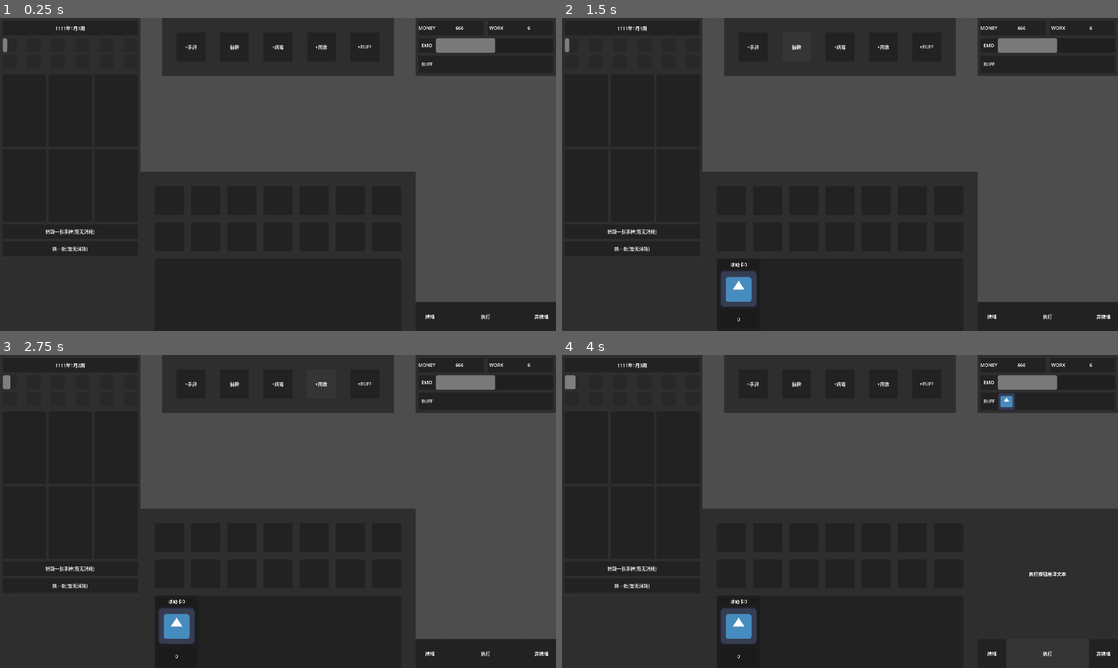
Above: before the commit, frames 1-4 (two rows, left to right).
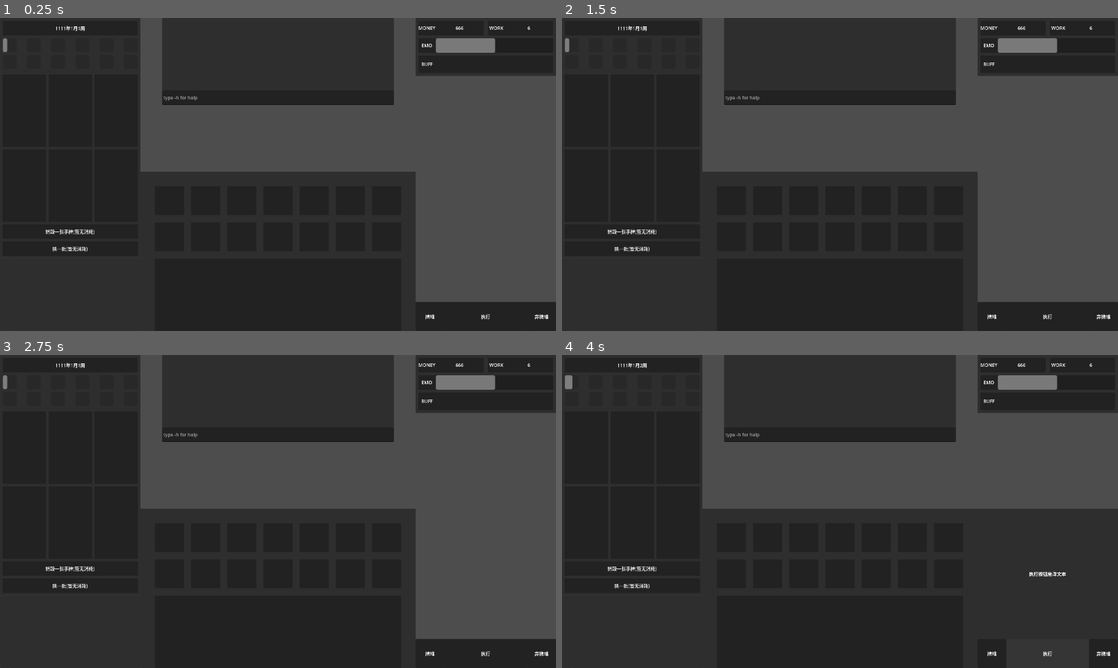
Above: after the commit, the same moments.

Repository: yuyi-yutie/Illness
Game: Godot game, scene res://scenes/play_scene/play_scene.tscn
Same seed, same stepped clock (60 frames per second), same inputs: the game is played once before the commit and once after it. The engine's default icon, where the game draws it, is replaced by a stand-in: a white triangle on a blue panel in a dark square.
Inputs (mouse positions are in pixels of both pictures, inside the frame that each line leads up to):
- Up to frame 1 (0.25 s): no input
- Up to frame 2 (1.5 s): click (751, 46) at 0.5 s, where only the run before the commit has a clickable "+手牌"; click (795, 46) at 1.25 s, where only the run before the commit has a clickable "抽牌"
- Up to frame 3 (2.75 s): click (322, 383) at 2 s, where only the run before the commit has a clickable "+周数"
- Up to frame 4 (4 s): click (928, 383) at 2.75 s, where only the run before the commit has a clickable "+BUFF"; click "执行" at 3.5 s

The runs differ from the first frame. In frame 1, 3.9% of the frame differs, in the area x 29-71%, y 8-28%; in frame 2, 4.6%; in frame 3, 4.6%; in frame 4, 4.8%, in the area x 1-82%, y 3-97%.

Commit message:
update
控制台马上做完

Diff:
--- a/illness/project.godot
+++ b/illness/project.godot
@@ -42,6 +42,11 @@
 "events": [Object(InputEventKey,"resource_local_to_scene":false,"resource_name":"","device":-1,"window_id":0,"alt_press …(191 unchanged characters)…
 ]
 }
+CMDEnter={
+"deadzone": 0.2,
+"events": [Object(InputEventKey,"resource_local_to_scene":false,"resource_name":"","device":-1,"window_id":0,"alt_pressed":false,"shift_pressed":false,"ctrl_pressed":false,"meta_pressed":false,"pressed":false,"keycode":0,"physical_keycode":4194309,"key_label":0,"unicode":0,"location":0,"echo":false,"script":null)
+]
+}
 
 [rendering]
 
--- a/illness/scenes/play_scene/play_scene.tscn
+++ b/illness/scenes/play_scene/play_scene.tscn
@@ -10,7 +10,6 @@
 [ext_resource type="Script" uid="uid://boxxenyp8cgk" path="res://test/test_draw_card.gd" id="6_vw7vn"]
 [ext_resource type="PackedScene" uid="uid://b63rspcoq8yg2" path="res://scenes/play_scene/player_info.tscn" id="7_ex3eb"]
 [ext_resource type="Script" uid="uid://nrp86vy616cy" path="res://test/cmd.gd" id="8_ejibu"]
-[ext_resource type="Script" uid="uid://j1uaclgqfcwf" path="res://test/test_add_week.gd" id="9_i13pd"]
 [ext_resource type="Script" uid="uid://cex3mfa8ntnex" path="res://test/test_add_buff.gd" id="11_x3hcj"]
 
 [node name="PlayScene" type="Control"]
@@ -41,19 +40,22 @@
 [node name="PlayerInfo" parent="." instance=ExtResource("7_ex3eb")]
 layout_mode = 1
 
-[node name="CMD" type="Panel" parent="."]
+[node name="CMD" type="Panel" parent="." node_paths=PackedStringArray("cmd_text", "cmd_edit")]
 layout_mode = 1
 anchors_preset = 5
 anchor_left = 0.5
 anchor_right = 0.5
 offset_left = -400.0
 offset_right = 400.0
-offset_bottom = 200.0
+offset_bottom = 300.0
 grow_horizontal = 2
 mouse_filter = 1
 script = ExtResource("8_ejibu")
+cmd_text = NodePath("CMDText")
+cmd_edit = NodePath("CMDEdit")
 
 [node name="TestAddCardToHand" type="Button" parent="CMD"]
+visible = false
 layout_mode = 0
 offset_left = 50.0
 offset_top = 50.0
@@ -64,6 +66,7 @@
 script = ExtResource("5_03pml")
 
 [node name="TestDrawCard" type="Button" parent="CMD"]
+visible = false
 layout_mode = 0
 offset_left = 200.0
 offset_top = 50.0
@@ -74,6 +77,7 @@
 script = ExtResource("6_vw7vn")
 
 [node name="TestAddVirus" type="Button" parent="CMD"]
+visible = false
 layout_mode = 0
 offset_left = 350.0
 offset_top = 50.0
@@ -82,17 +86,8 @@
 focus_mode = 0
 text = "+病毒"
 
-[node name="TestAddWeek" type="Button" parent="CMD"]
-layout_mode = 0
-offset_left = 500.0
-offset_top = 50.0
-offset_right = 600.0
-offset_bottom = 150.0
-focus_mode = 0
-text = "+周数"
-script = ExtResource("9_i13pd")
-
 [node name="TestAddBuff" type="Button" parent="CMD"]
+visible = false
 layout_mode = 0
 offset_left = 650.0
 offset_top = 50.0
@@ -102,9 +97,24 @@
 text = "+BUFF"
 script = ExtResource("11_x3hcj")
 
+[node name="CMDText" type="RichTextLabel" parent="CMD"]
+layout_mode = 0
+offset_right = 800.0
+offset_bottom = 250.0
+focus_mode = 0
+scroll_following = true
+
+[node name="CMDEdit" type="LineEdit" parent="CMD"]
+layout_mode = 0
+offset_top = 250.0
+offset_right = 800.0
+offset_bottom = 300.0
+placeholder_text = "type -h for help"
+keep_editing_on_text_submit = true
+select_all_on_focus = true
+
 [connection signal="mouse_entered" from="CMD" to="CMD" method="_on_mouse_entered"]
 [connection signal="mouse_exited" from="CMD" to="CMD" method="_on_mouse_exited"]
 [connection signal="button_down" from="CMD/TestAddCardToHand" to="CMD/TestAddCardToHand" method="_on_button_down"]
 [connection signal="button_down" from="CMD/TestDrawCard" to="CMD/TestDrawCard" method="_on_button_down"]
-[connection signal="button_down" from="CMD/TestAddWeek" to="CMD/TestAddWeek" method="_on_button_down"]
 [connection signal="button_down" from="CMD/TestAddBuff" to="CMD/TestAddBuff" method="_on_button_down"]
--- a/illness/test/cmd.gd
+++ b/illness/test/cmd.gd
@@ -1,5 +1,8 @@
 extends Panel
 class_name cmd
+
+@export var cmd_text : RichTextLabel
+@export var cmd_edit : LineEdit
 
 var is_open : bool = true :
 	set(value):
@@ -10,6 +13,23 @@
 	if event is InputEventKey:
 		if event.is_action_pressed("CallCMD"):
 			is_open = !is_open
+		if event.is_action_pressed("CMDEnter"):
+			cmd_text.add_text(">> " + cmd_edit.text + "\n")
+
+			if cmd_edit.text == "-h":
+				cmd_text.add_text("> 按下~键以关闭/打开控制台" + "\n")
+				cmd_text.add_text("> 目前支持以下命令:" + "\n")
+				cmd_text.add_text("    add_week  ->  周数+1" + "\n")
+				cmd_text.add_text("    draw_card  ->  从牌堆中抽一张牌" + "\n")
+
+			if cmd_edit.text == "add_week":
+				SmallCalenderGlue.week += 1
+				cmd_text.add_text("> 周数+1" + "\n")
+			if cmd_edit.text == "draw_card":
+				DeckGlue.draw_card_from_deck()
+				cmd_text.add_text("> 从牌堆中抽一张牌" + "\n")
+
+			cmd_edit.text = ""
 	if event is InputEventMouseButton:
 		if event.is_action_pressed("LeftClick"):
 			is_dragging = true
--- a/illness/test/test_add_week.gd
+++ /dev/null
@@ -1,5 +0,0 @@
-extends Button
-
-
-func _on_button_down() -> void:
-	SmallCalenderGlue.week += 1
Not shown: 1 places in illness/scenes/play_scene/play_scene.tscn that only renumber resources
Not shown, removed: illness/test/test_add_week.gd.uid
